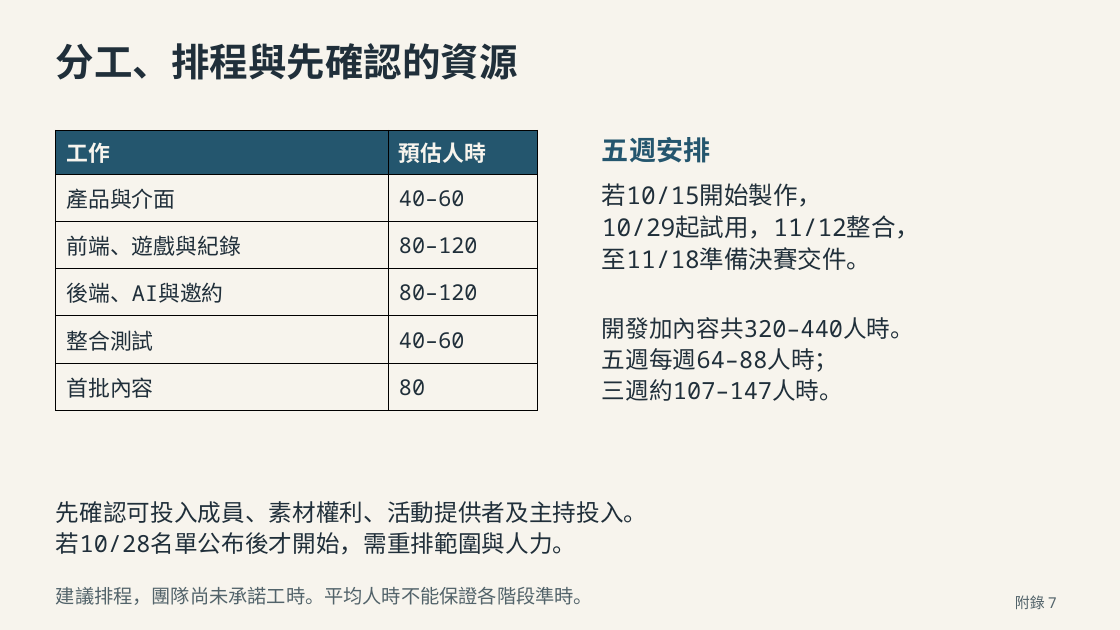
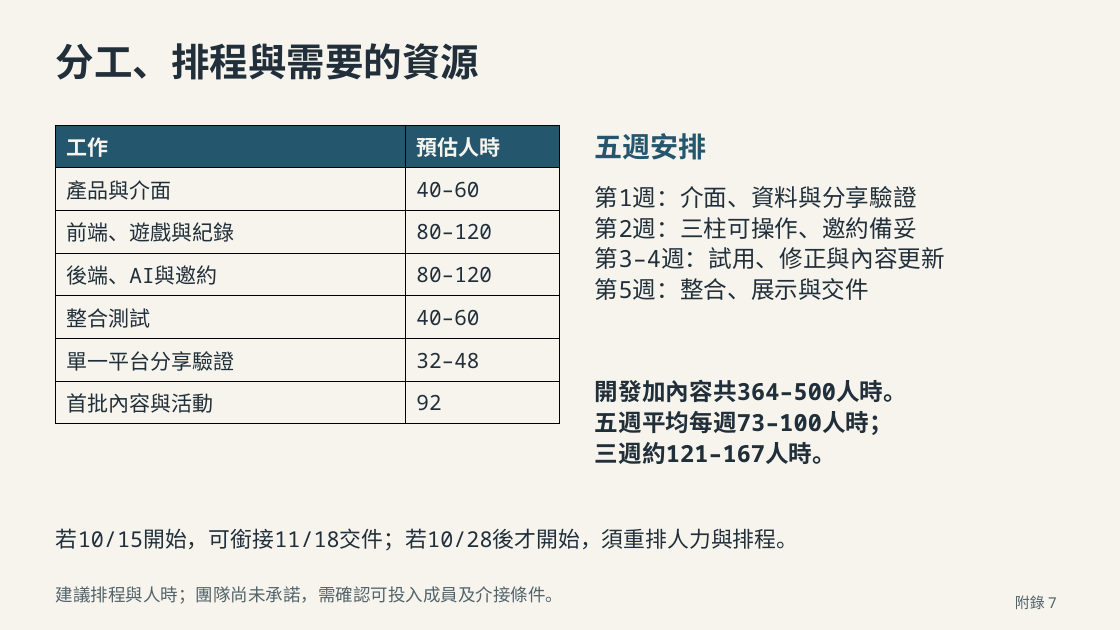
Before and after one commit to e40125/yoxi-meeting-review, a slide deck: slide 23 of downloads/proposal/yoxi-proposal.pptx. Drawn at 1120x630 pixels with LibreOffice and Linux fonts; fonts in the diff are those of the drawing. Boxes give left, top, right and bottom in pixels: in the first picture for what was removed or moved away, otherwise in the second. Text is boxed around its words. In the diff, an @@ line names an element or a change of style, - is before the commit and + after.

```diff
--- a/downloads/proposal/yoxi-proposal.pptx
+++ b/downloads/proposal/yoxi-proposal.pptx
@@ text at (56, 43, 479, 80): text changed @@
-分工、排程與先確認的資源
+分工、排程與需要的資源
@@ table at (56, 125, 560, 417) @@
-row 6: 首批內容 | 80
+row 6: 單一平台分享驗證 | 32–48
+row 7: 首批內容與活動 | 92
@@ table: place and size @@
-table at (56, 130, 538, 406)
+table at (56, 125, 560, 417)
@@ text "五週安排": place and size @@
-text "五週安排" at (602, 137, 710, 163)
+text "五週安排" at (595, 133, 707, 160)
@@ text "五週安排" at (595, 133, 707, 160): size 23.2 to 24 pt @@
@@ text at (595, 186, 917, 208): text changed; size 21 to 20.2 pt @@
-若10/15開始製作，
+第1週：介面、資料與分享驗證
@@ text at (595, 217, 917, 239): text changed; size 21 to 20.2 pt @@
-10/29起試用，11/12整合，
+第2週：三柱可操作、邀約備妥
@@ text at (595, 247, 945, 269): text changed; size 21 to 20.2 pt @@
-至11/18準備決賽交件。
+第3–4週：試用、修正與內容更新
@@ text added at (595, 278, 869, 300), 20.2 pt, text #202F3A @@
+第5週：整合、展示與交件
@@ text removed at (602, 348, 838, 372) @@
-五週每週64–88人時；
@@ text at (595, 380, 907, 402): text changed; bold on @@
-開發加內容共320–440人時。
+開發加內容共364–500人時。
@@ text at (595, 411, 893, 435): text changed; bold on @@
-三週約107–147人時。
+五週平均每週73–100人時；
@@ text added at (595, 442, 836, 464), 20.2 pt, text #202F3A, bold @@
+三週約121–167人時。
@@ text removed at (56, 501, 647, 523) @@
-先確認可投入成員、素材權利、活動提供者及主持投入。
@@ text at (56, 528, 799, 551): text changed; size 20.2 to 18.8 pt @@
-若10/28名單公布後才開始，需重排範圍與人力。
+若10/15開始，可銜接11/18交件；若10/28後才開始，須重排人力與排程。
@@ text at (56, 586, 563, 604): text changed; size 16.5 to 15 pt @@
-建議排程，團隊尚未承諾工時。平均人時不能保證各階段準時。
+建議排程與人時；團隊尚未承諾，需確認可投入成員及介接條件。
```
Also in this commit, not shown: 21 other slides changed, 5 slides added, 5 slides removed, 47 other files.
